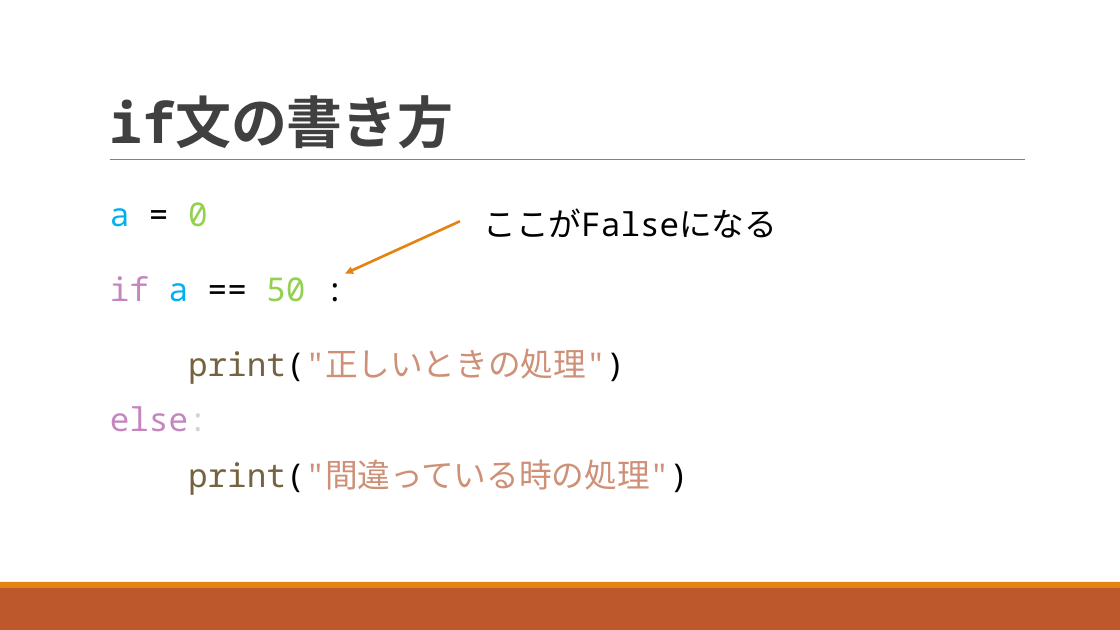
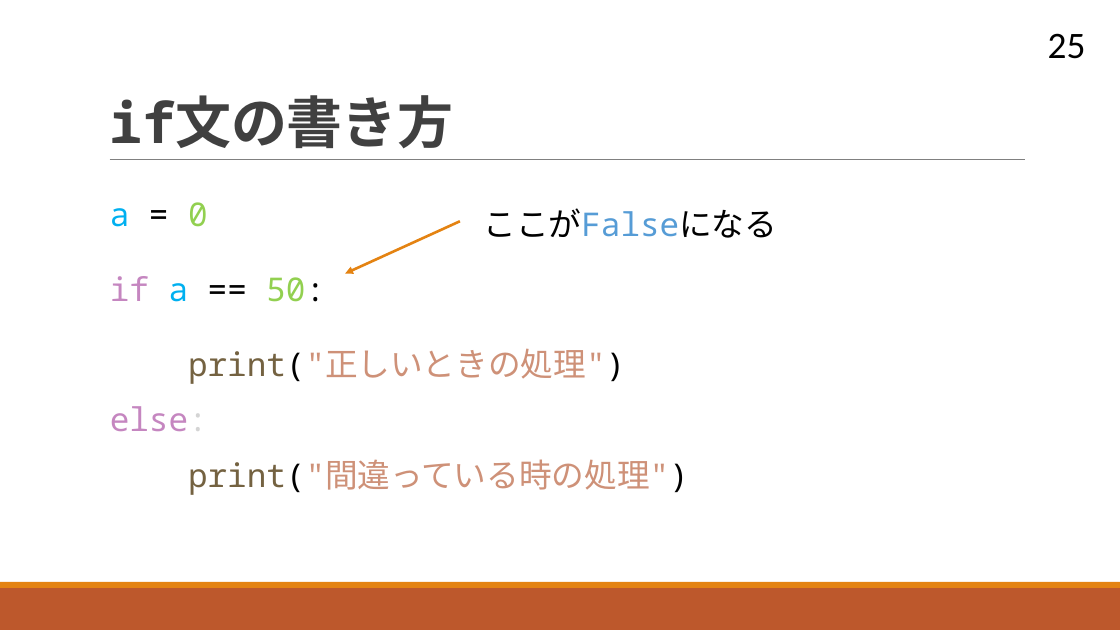
Before and after one commit to navy1634/Teach, a slide deck: slide 25 of 20230711/unit03.pptx. Drawn at 1120x630 pixels with LibreOffice and Linux fonts; fonts in the diff are those of the drawing. Boxes give left, top, right and bottom in pixels: in the first picture for what was removed or moved away, otherwise in the second. Text is boxed around its words. In the diff, an @@ line names an element or a change of style, - is before the commit and + after.

```diff
--- a/20230711/unit03.pptx
+++ b/20230711/unit03.pptx
@@ page number added at box(1048, 33, 1086, 59), 32 pt, text #000000 @@
+25
@@ text "ここがFalseになる" at box(484, 208, 778, 238): text colour #000000 to #569CD6 in "ここがFalseになる" @@
@@ text at box(110, 276, 325, 302): spaces changed @@
-  if a == 50 :
+  if a == 50:
```
Also in this commit, not shown: 50 other slides changed, 4 slides added, 1 other file.
